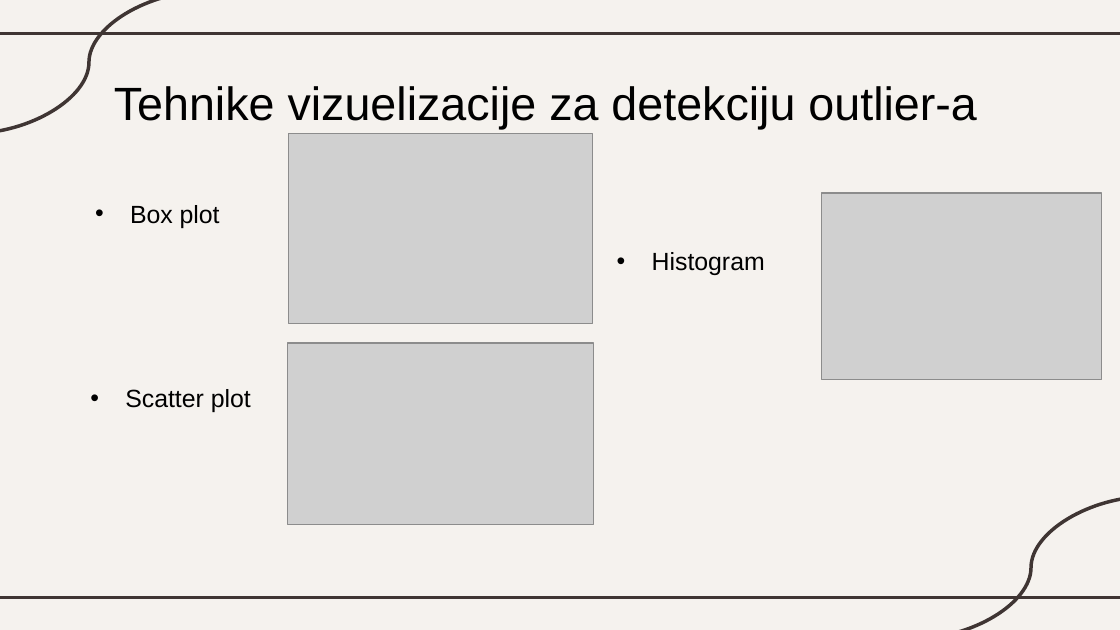
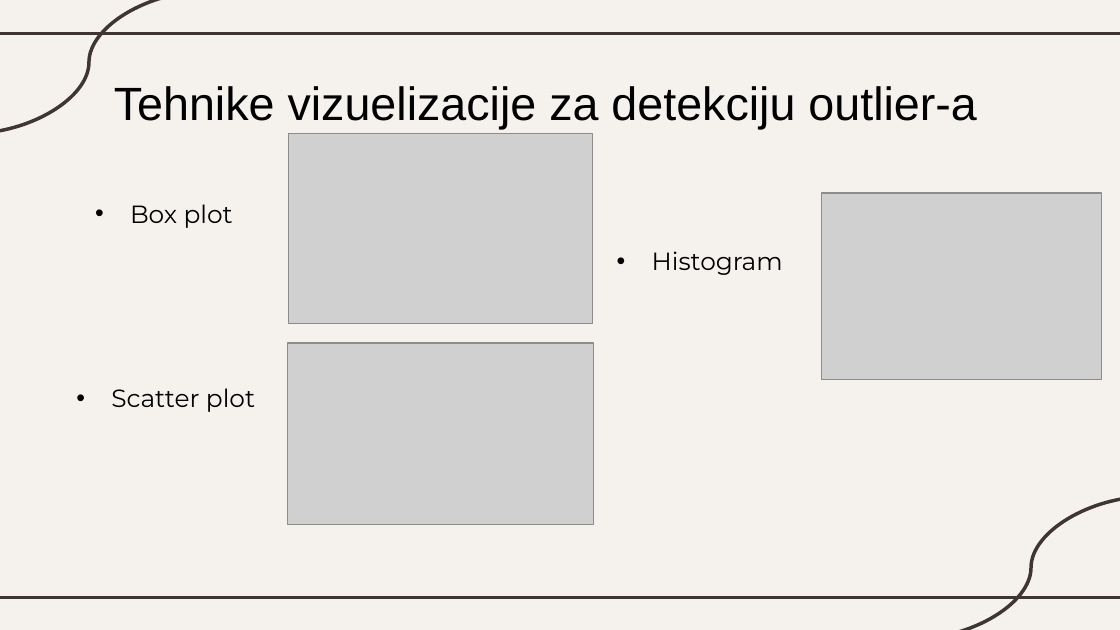
Before and after one commit to katarinaast/Data-transformation-in-machine-learning, a slide deck: slide 29 of Transformacija podataka.pptx. Drawn at 1120x630 pixels with LibreOffice and Linux fonts; fonts in the diff are those of the drawing; grey boxes stand for pictures. Boxes give left, top, right and bottom in pixels: in the first picture for what was removed or moved away, otherwise in the second. Text is boxed around its words. In the diff, an @@ line names an element or a change of style, - is before the commit and + after.

```diff
--- a/Transformacija podataka.pptx
+++ b/Transformacija podataka.pptx
@@ font Arial to Montserrat in 3 elements at bbox=[130, 204, 233, 228], bbox=[652, 251, 783, 275], bbox=[111, 388, 255, 412] @@
@@ text "Scatter plot": place and size @@
-text "Scatter plot" at bbox=[125, 389, 251, 412]
+text "Scatter plot" at bbox=[111, 388, 255, 412]
```
Also in this commit, not shown: 30 other slides changed.
